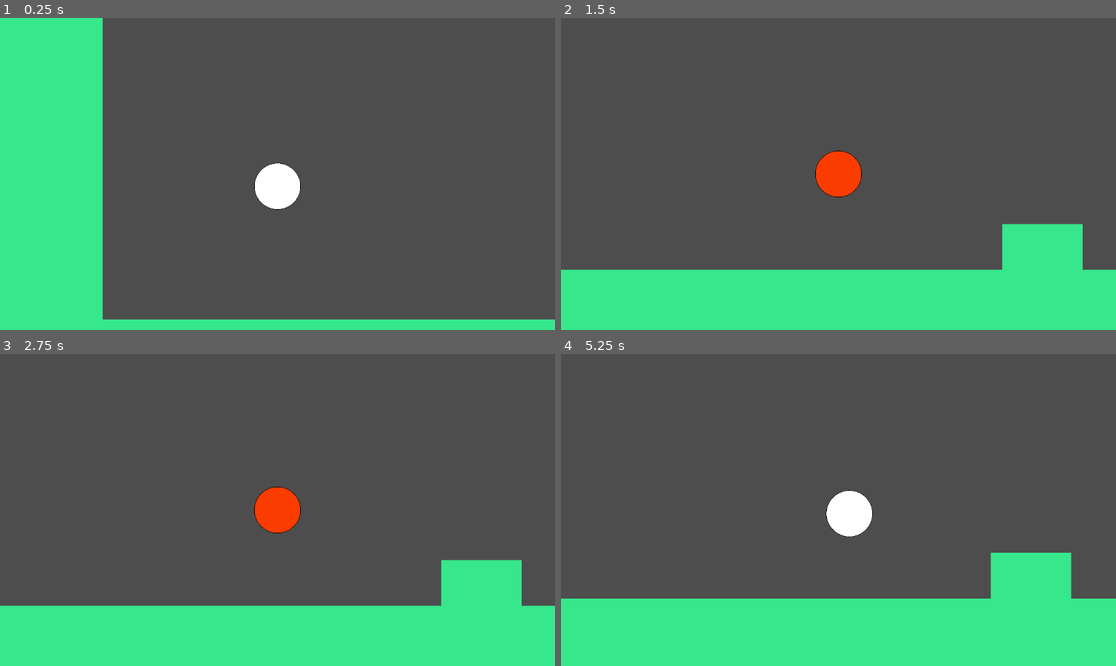
Above: before the commit, frames 1-4 (two rows, left to right).
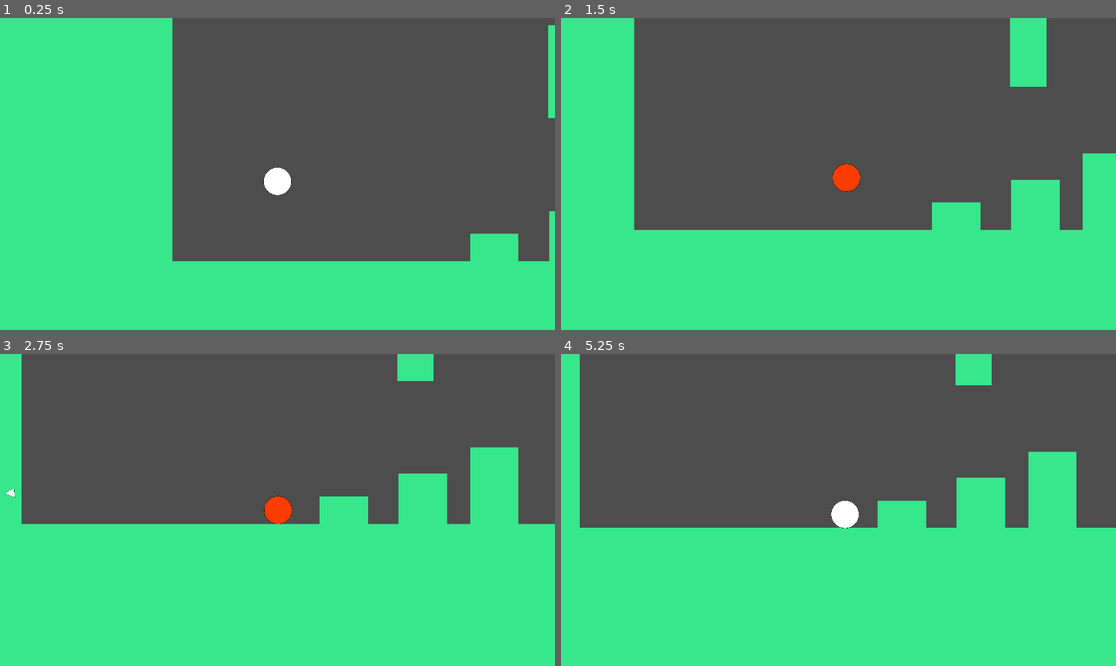
Above: after the commit, the same moments.

Repository: DaPizzaGod/tsa-game
Game: Godot game, scene res://scenes/levels/level.tscn
Two runs of this game, one before a commit and one after it. Both use one fixed random seed, a clock stepped at 60 frames per second and the inputs below.
Inputs (mouse positions are in pixels of both pictures, inside the frame that each line leads up to):
- Up to frame 1 (0.25 s): no input
- Up to frame 2 (1.5 s): move the mouse to (960, 158) at 0.52 s; hold D (right) from 0.53 s (still down); click (960, 158) at 0.6 s; tap W (jump) at 0.77 s; move the mouse to (727, 189) at 1.27 s; tap Shift (switch mode) at 1.35 s
- Up to frame 3 (2.75 s): tap W (jump) at 1.52 s; click (166, 525) at 1.55 s; move the mouse to (333, 441) at 2.02 s; release D (right) at 2.03 s; hold A (left) from 2.03 s (still down); click (333, 441) at 2.1 s
- Up to frame 4 (5.25 s): move the mouse to (810, 572) at 2.77 s; release A (left) at 2.78 s; hold D (right) 2.78-4.28 s; click (810, 572) at 2.85 s; tap W (jump) at 3.02, 3.77, 4.52 s; tap Enter at 3.5 s; move the mouse to (1005, 556) at 3.52 s; tap Shift (switch mode) at 3.6 s; click (1005, 556) at 3.8 s; move the mouse to (672, 463) at 4.27 s; hold A (left) 4.28-5.03 s; click (672, 463) at 4.35 s; move the mouse to (866, 510) at 5.02 s; hold D (right) from 5.03 s (still down); click (866, 510) at 5.1 s

The runs differ from the first frame. In frame 1, 27% of the frame differs, in the area x 18-100%, y 0-97%; in frame 2, 26%; in frame 3, 32%, in the area x 0-100%, y 0-81%; in frame 4, 28%.

Commit message:
shoot hands 1 at a time

Diff:
--- a/project.godot
+++ b/project.godot
@@ -18,6 +18,11 @@
 [autoload]
 
 ModeCalc="*res://scenes/globals/mode_calc.gd"
+
+[global_group]
+
+Players=""
+Level=""
 
 [input]
 
@@ -45,6 +50,11 @@
 "events": [Object(InputEventKey,"resource_local_to_scene":false,"resource_name":"","device":-1,"window_id":0,"alt_press …(195 unchanged characters)…
 ]
 }
+shoot={
+"deadzone": 0.2,
+"events": [Object(InputEventMouseButton,"resource_local_to_scene":false,"resource_name":"","device":-1,"window_id":0,"alt_pressed":false,"shift_pressed":false,"ctrl_pressed":false,"meta_pressed":false,"button_mask":0,"position":Vector2(0, 0),"global_position":Vector2(0, 0),"factor":1.0,"button_index":1,"canceled":false,"pressed":false,"double_click":false,"script":null)
+]
+}
 
 [rendering]
 
--- a/scenes/levels/level.tscn
+++ b/scenes/levels/level.tscn
@@ -34,14 +34,30 @@
 	swap_player(stretch)
 
 func swap_player(scene: PackedScene):
-	var old_player = $PlayerNode.get_child(0)
+	var old_player = get_tree().get_nodes_in_group(\"Players\")[0]
 	var old_pos = old_player.global_position
+	var old_vel = old_player.velocity
+
+
+
 
 	old_player.queue_free()
 
 	var new_player = scene.instantiate()
 	$PlayerNode.add_child(new_player)
 	new_player.global_position = old_pos
+	new_player.velocity = old_vel
+
+	#Slow down
+	if new_player.has_meta(\"tween\"):
+		new_player.get_meta(\"tween\").kill()
+
+	var tween := create_tween()
+	tween.tween_property(new_player, \"velocity:x\", 0.0, 1.0).set_ease(Tween.EASE_IN_OUT)
+
+
+func _on_shoot_hand():
+	print(\"shoot\")
 "
 
 [node name="Level" type="Node2D"]
--- a/scenes/objects/ground.tscn
+++ b/scenes/objects/ground.tscn
@@ -20,11 +20,11 @@
 [sub_resource type="RectangleShape2D" id="RectangleShape2D_10q13"]
 size = Vector2(79.081055, 123.00001)
 
-[node name="Ground" type="Node2D"]
+[node name="Ground" type="Node2D" groups=["Level"]]
 metadata/_edit_lock_ = true
 metadata/_edit_group_ = true
 
-[node name="StaticBody2D" type="StaticBody2D" parent="."]
+[node name="StaticBody2D" type="StaticBody2D" parent="." groups=["Level"]]
 
 [node name="Sprite2D" type="Sprite2D" parent="StaticBody2D"]
 position = Vector2(-0.5, 268.00006)
@@ -36,7 +36,7 @@
 scale = Vector2(4.084305, 1)
 shape = SubResource("RectangleShape2D_w8frs")
 
-[node name="StaticBody2D2" type="StaticBody2D" parent="."]
+[node name="StaticBody2D2" type="StaticBody2D" parent="." groups=["Level"]]
 
 [node name="Sprite2D" type="Sprite2D" parent="StaticBody2D2"]
 position = Vector2(-2086.2307, -938.16656)
@@ -49,7 +49,7 @@
 scale = Vector2(4.084305, 1)
 shape = SubResource("RectangleShape2D_viejq")
 
-[node name="StaticBody2D3" type="StaticBody2D" parent="."]
+[node name="StaticBody2D3" type="StaticBody2D" parent="." groups=["Level"]]
 
 [node name="Sprite2D" type="Sprite2D" parent="StaticBody2D3"]
 position = Vector2(-425.75613, 148.04202)
@@ -62,7 +62,7 @@
 scale = Vector2(4.084305, 1)
 shape = SubResource("RectangleShape2D_blaoh")
 
-[node name="StaticBody2D8" type="StaticBody2D" parent="."]
+[node name="StaticBody2D8" type="StaticBody2D" parent="." groups=["Level"]]
 
 [node name="Sprite2D" type="Sprite2D" parent="StaticBody2D8"]
 position = Vector2(899.80115, 129.60594)
@@ -75,7 +75,7 @@
 scale = Vector2(4.084305, 1)
 shape = SubResource("RectangleShape2D_uhyub")
 
-[node name="StaticBody2D4" type="StaticBody2D" parent="."]
+[node name="StaticBody2D4" type="StaticBody2D" parent="." groups=["Level"]]
 position = Vector2(-14.660339, 76.85864)
 
 [node name="Sprite2D" type="Sprite2D" parent="StaticBody2D4"]
@@ -89,7 +89,7 @@
 scale = Vector2(4.084305, 1)
 shape = SubResource("RectangleShape2D_blaoh")
 
-[node name="StaticBody2D5" type="StaticBody2D" parent="."]
+[node name="StaticBody2D5" type="StaticBody2D" parent="." groups=["Level"]]
 position = Vector2(-14.660339, 76.85864)
 
 [node name="Sprite2D" type="Sprite2D" parent="StaticBody2D5"]
@@ -103,7 +103,7 @@
 scale = Vector2(4.084305, 1)
 shape = SubResource("RectangleShape2D_blaoh")
 
-[node name="StaticBody2D6" type="StaticBody2D" parent="."]
+[node name="StaticBody2D6" type="StaticBody2D" parent="." groups=["Level"]]
 position = Vector2(-14.660339, 76.85864)
 
 [node name="Sprite2D" type="Sprite2D" parent="StaticBody2D6"]
@@ -117,7 +117,7 @@
 scale = Vector2(4.084305, 1)
 shape = SubResource("RectangleShape2D_vgedf")
 
-[node name="StaticBody2D7" type="StaticBody2D" parent="."]
+[node name="StaticBody2D7" type="StaticBody2D" parent="." groups=["Level"]]
 position = Vector2(-14.660339, 76.85864)
 
 [node name="Sprite2D" type="Sprite2D" parent="StaticBody2D7"]
--- a/scenes/player/player.gd
+++ b/scenes/player/player.gd
@@ -1,5 +1,8 @@
 extends  CharacterBody2D
 class_name PlayerParent
 
+func _ready() -> void:
+	add_to_group("Players")
+
 var speed := 400.0
 var gravity := 1200.0
--- a/scenes/player/player.tscn
+++ b/scenes/player/player.tscn
@@ -5,10 +5,11 @@
 [sub_resource type="CircleShape2D" id="CircleShape2D_gmlin"]
 radius = 481.00415
 
-[node name="Player" type="CharacterBody2D"]
+[node name="Player" type="CharacterBody2D" groups=["Players"]]
 script = ExtResource("1_g2els")
 
 [node name="Camera2D" type="Camera2D" parent="."]
+zoom = Vector2(0.6, 0.6)
 limit_enabled = false
 position_smoothing_enabled = true
 
--- a/scenes/player/stretch_mode.gd
+++ b/scenes/player/stretch_mode.gd
@@ -1 +1,35 @@
 extends PlayerParent
+var current_hand :Node = null
+var hand_scene :PackedScene= preload("res://scenes/projectiles/hand.tscn")
+
+func _ready() -> void:
+	$Hand.queue_free()
+
+
+func _process(delta: float) -> void:
+	# Apply Gravity
+	if not is_on_floor():
+		velocity.y += gravity * delta
+
+	if Input.is_action_just_pressed("shoot"):
+
+		if current_hand == null:
+			spawn_hand()
+
+	# move
+	move_and_slide()
+
+
+func spawn_hand():
+	var dir = (get_global_mouse_position() - position).normalized()
+	var hand = hand_scene.instantiate()
+	hand.position = global_position
+	hand.direction = dir
+	hand.rotation_degrees = rad_to_deg(dir.angle())
+	get_parent().add_child(hand)
+
+	current_hand = hand
+	hand.tree_exited.connect(_on_hand_removed)
+
+func _on_hand_removed():
+	current_hand = null
--- a/scenes/player/stretch_mode.tscn
+++ b/scenes/player/stretch_mode.tscn
@@ -1,14 +1,17 @@
-[gd_scene load_steps=4 format=3 uid="uid://qbbqefax7nt5"]
+[gd_scene load_steps=5 format=3 uid="uid://qbbqefax7nt5"]
 
 [ext_resource type="PackedScene" uid="uid://cuwtk6cr20kh4" path="res://scenes/player/player.tscn" id="1_dn1pk"]
 [ext_resource type="Texture2D" uid="uid://cy55s5wg0wrh5" path="res://graphics/circle.svg" id="2_ecdt6"]
 [ext_resource type="Script" uid="uid://bdcp6fki8slge" path="res://scenes/player/stretch_mode.gd" id="2_gtgbb"]
+[ext_resource type="PackedScene" uid="uid://daf1aycc2otdr" path="res://scenes/projectiles/hand.tscn" id="4_gllec"]
 
 [node name="StretchMode" instance=ExtResource("1_dn1pk")]
 script = ExtResource("2_gtgbb")
 
-[node name="Sprite2D" parent="." index="3"]
+[node name="Sprite2D" parent="." index="2"]
 modulate = Color(0.9843137, 0.23529412, 0.003921569, 1)
 position = Vector2(0, 12)
 scale = Vector2(0.1, 0.1)
 texture = ExtResource("2_ecdt6")
+
+[node name="Hand" parent="." index="3" instance=ExtResource("4_gllec")]
--- /dev/null
+++ b/scenes/projectiles/hand.gd
@@ -0,0 +1,20 @@
+extends Area2D
+var speed := 2000.0
+var direction:= Vector2.UP
+
+func _ready() -> void:
+	$SelfDestruct.start()
+
+
+func _process(delta: float) -> void:
+	position += direction * speed * delta
+
+
+func _on_self_destruct_timeout() -> void:
+	queue_free()
+
+
+
+func _on_body_entered(body: Node2D) -> void:
+	if body.is_in_group("Level"):
+		speed = 0
--- /dev/null
+++ b/scenes/projectiles/hand.tscn
@@ -0,0 +1,22 @@
+[gd_scene load_steps=3 format=3 uid="uid://daf1aycc2otdr"]
+
+[ext_resource type="Texture2D" uid="uid://c8cfroxr4uu7w" path="res://graphics/Triangle.png" id="1_a5sma"]
+[ext_resource type="Script" uid="uid://brdp4mdjtotrf" path="res://scenes/projectiles/hand.gd" id="1_nrq6w"]
+
+[node name="Hand" type="Area2D"]
+script = ExtResource("1_nrq6w")
+
+[node name="CollisionPolygon2D" type="CollisionPolygon2D" parent="."]
+scale = Vector2(0.3, 0.3)
+polygon = PackedVector2Array(-55, -54, -55, 55, 54, 0)
+
+[node name="Hand" type="Sprite2D" parent="."]
+scale = Vector2(0.3, 0.3)
+texture = ExtResource("1_a5sma")
+
+[node name="SelfDestruct" type="Timer" parent="."]
+wait_time = 1.5
+one_shot = true
+
+[connection signal="body_entered" from="." to="." method="_on_body_entered"]
+[connection signal="timeout" from="SelfDestruct" to="." method="_on_self_destruct_timeout"]
Binary file added: graphics/Triangle.png
Not shown, changed: graphics/Triangle.png.import
Not shown, added: scenes/projectiles/hand.gd.uid
Not shown, added: scenes/projectiles/hand.tscn43242092.tmp
Not shown, added: scenes/projectiles/hand.tscn67634175.tmp
Not shown, added: scenes/projectiles/hand.tscn7251293.tmp
Not shown, added: scenes/projectiles/hand.tscn9651794142.tmp
